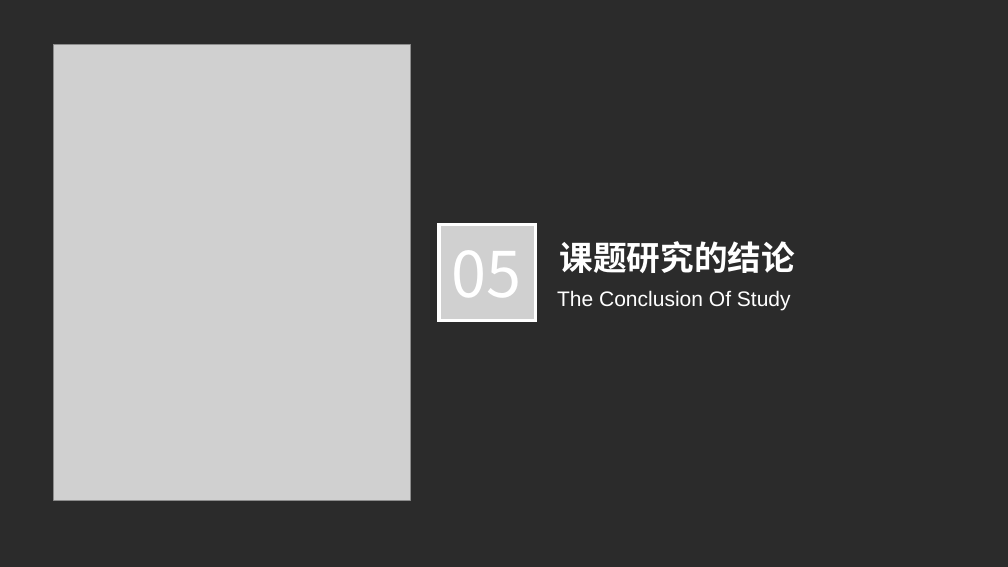
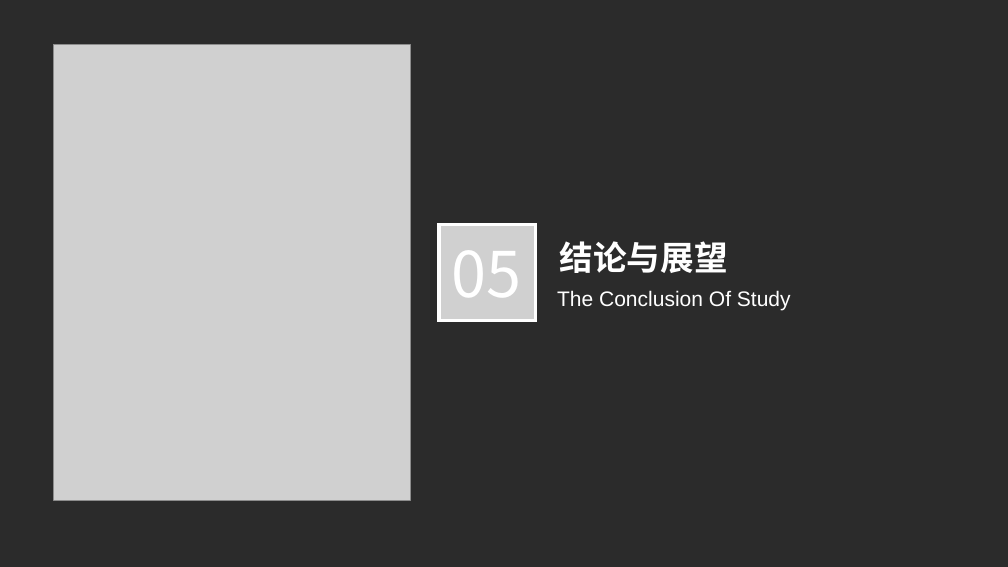
Before and after one commit to zjermery/MulFuncPerCalendar, a slide deck: slide 18 of Dods/论文/毕业论文答辩模板 (5).pptx. Drawn at 1008x567 pixels with LibreOffice and Linux fonts; fonts in the diff are those of the drawing; grey boxes stand for pictures; background and template pictures are left out; a plain dark background stands for a picture behind light text. Boxes give left, top, right and bottom in pixels: in the first picture for what was removed or moved away, otherwise in the second. Text is boxed around its words. In the diff, an @@ line names an element or a change of style, - is before the commit and + after.

```diff
--- a/Dods/论文/毕业论文答辩模板 (5).pptx
+++ b/Dods/论文/毕业论文答辩模板 (5).pptx
@@ text at [560,241,728,273]: text changed @@
-课题研究的结论
+结论与展望
```
Also in this commit, not shown: 9 other slides changed, 2 other files.
